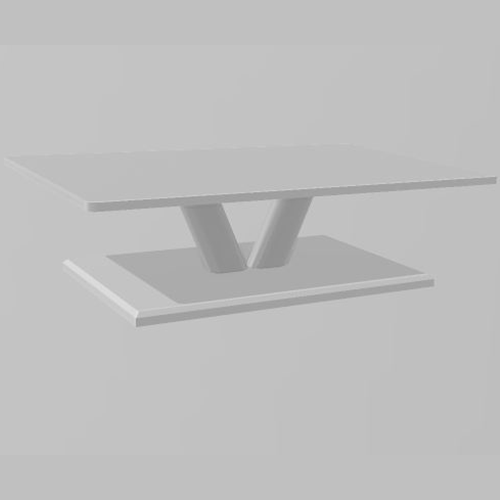
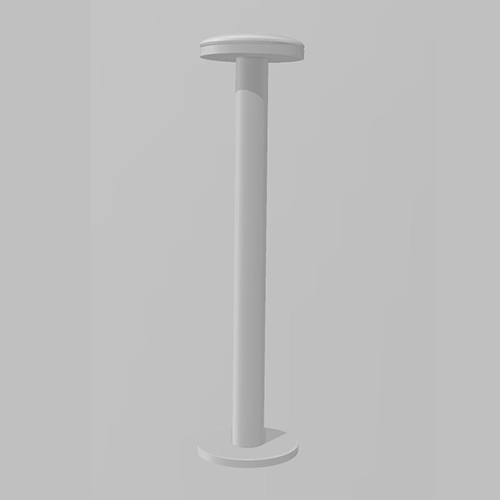
Comparing the layer stacks of the two 500 × 500 images. Changes:
added layer "14" above "13" over [91, 0, 436, 499]
hid "12" over [0, 45, 500, 455]
